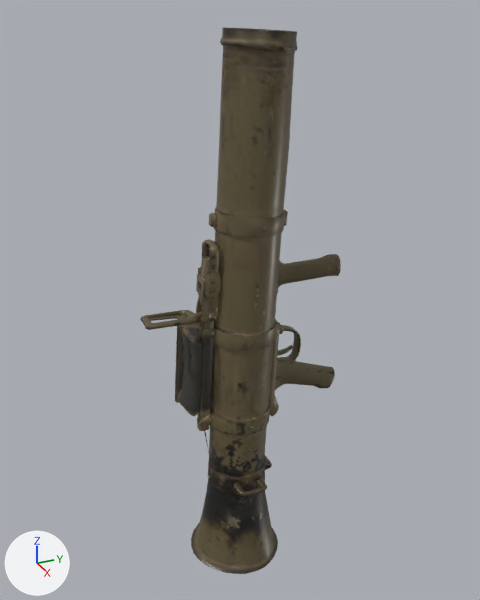
The glTF model crates/client/assets/models/rocket-launcher.glb, before and after one commit.
Camera for both pictures: a 50 mm lens placed at (1.042, -0.469, 1.103), pointed at (-0.018, 0.008, 0.573). Arrows for +X, +Y and +Z are at lower left; the lights stay in place. The older version comes first. Vertices at exactly the same position are counted once.
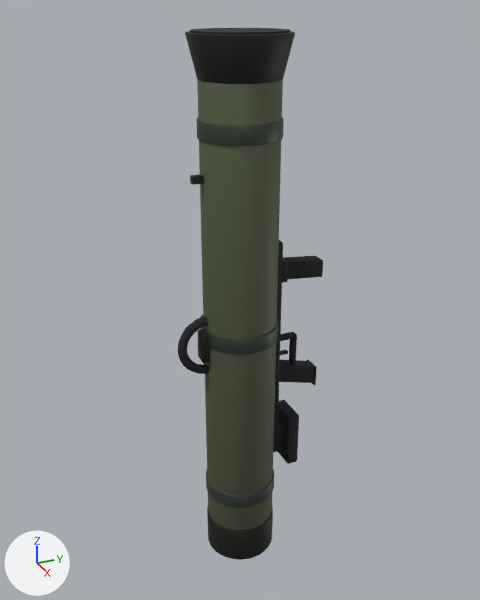
Patch to the scene script:
```diff
--- a/crates/client/assets/models/rocket-launcher.glb.py
+++ b/crates/client/assets/models/rocket-launcher.glb.py
@@ me_mesh_0 @@
-me_mesh_0.from_pydata(...)  # 2667 vertices, 4857 faces; spans x -0.085..0.111, y -0.193..0.21, z 0.0..1.058
-me_mesh_0.materials.append(mat_material_0)
+me_mesh_0.from_pydata(...)  # 2800 vertices, 5504 faces; spans x -0.102..0.088, y -0.127..0.17, z 0.0..1.054
+# me_mesh_0 part 1: a new loose piece, a 48-sided cylinder along z spanning x -0.08..0.08, y -0.08..0.08, z 1.05..1.054, in mat_polymer (black #1b1b1e)
+# me_mesh_0 part 2: a new loose piece, a torus around x (ring radius 0.052, tube radius 0.009) spanning x -0.009..0.009, y -0.127..-0.005, z 0.44..0.562, in mat_polymer (black #1b1b1e)
+# me_mesh_0 part 3: the loose piece of 625 vertices spanning x -0.085..0.111, y -0.117..0.092, z 0.0..1.058 is rebuilt with 288 vertices and now spans x -0.07..0.07, y -0.07..0.07, z 0.081..0.981, in mat_olive (dark green #5a6248)
+# me_mesh_0 part 4: the loose piece of 104 vertices spanning x -0.049..0.07, y -0.062..0.068, z 0.502..0.545 is rebuilt with 288 vertices and now spans x -0.073..0.073, y -0.073..0.073, z 0.505..0.537, in mat_gunmetal (dark grey #4b5149)
+# me_mesh_0 part 5: 44 loose pieces with 1015 vertices, spanning x -0.053..0.073, y -0.193..0.202, z 0.186..0.857, are deleted
+# me_mesh_0 part 6: 923 vertices removed from x -0.077..0.102, y -0.12..0.21, z 0.176..0.682; 1720 vertices added at x -0.101..0.088, y -0.09..0.17, z 0.001..1.051
+# other edits to the shape of me_mesh_0 do not show in these pictures
+me_mesh_0.materials.append(mat_olive)  # dark green #5a6248
+me_mesh_0.materials.append(mat_gunmetal)  # dark grey #4b5149
+me_mesh_0.materials.append(mat_gunmetal_dark)  # dark grey #2e322d
+me_mesh_0.materials.append(mat_polymer)  # black #1b1b1e
+me_mesh_0.materials.append(mat_rubber)  # black #232326
+me_mesh_0.materials.append(mat_display)  # black #0a1a26, glowing blue #49b8ff
+me_mesh_0.materials.append(mat_display_dim)  # black #0a1a26, glowing blue #49b8ff
+me_mesh_0.materials.append(mat_amber)  # black #2a1a00, glowing orange #ffb000
```

Where the change shows, as pixel boxes (x1, y1, x2, y2) in the pictures (480 x 600 px; the box of a moved part takes in the faces that stretch with it):
'Mesh_0', reshaped (28% narrower)
    before: (140, 27, 341, 574)
    after: (178, 28, 323, 560)
part 1 of me_mesh_0, added (black)
    after: (190, 28, 290, 35)
part 2 of me_mesh_0, added (black)
    after: (178, 316, 209, 374)
part 3 of me_mesh_0, rebuilt (19% narrower, 18% shorter)
    before: (191, 27, 298, 574)
    after: (197, 79, 283, 530)
part 4 of me_mesh_0, rebuilt
    before: (213, 319, 277, 351)
    after: (202, 320, 278, 354)
part 5 of me_mesh_0, deleted
    before: (140, 157, 339, 490)
part 6 of me_mesh_0, moved or reshaped
    before: (175, 254, 341, 497)
    after: (185, 31, 323, 560)
